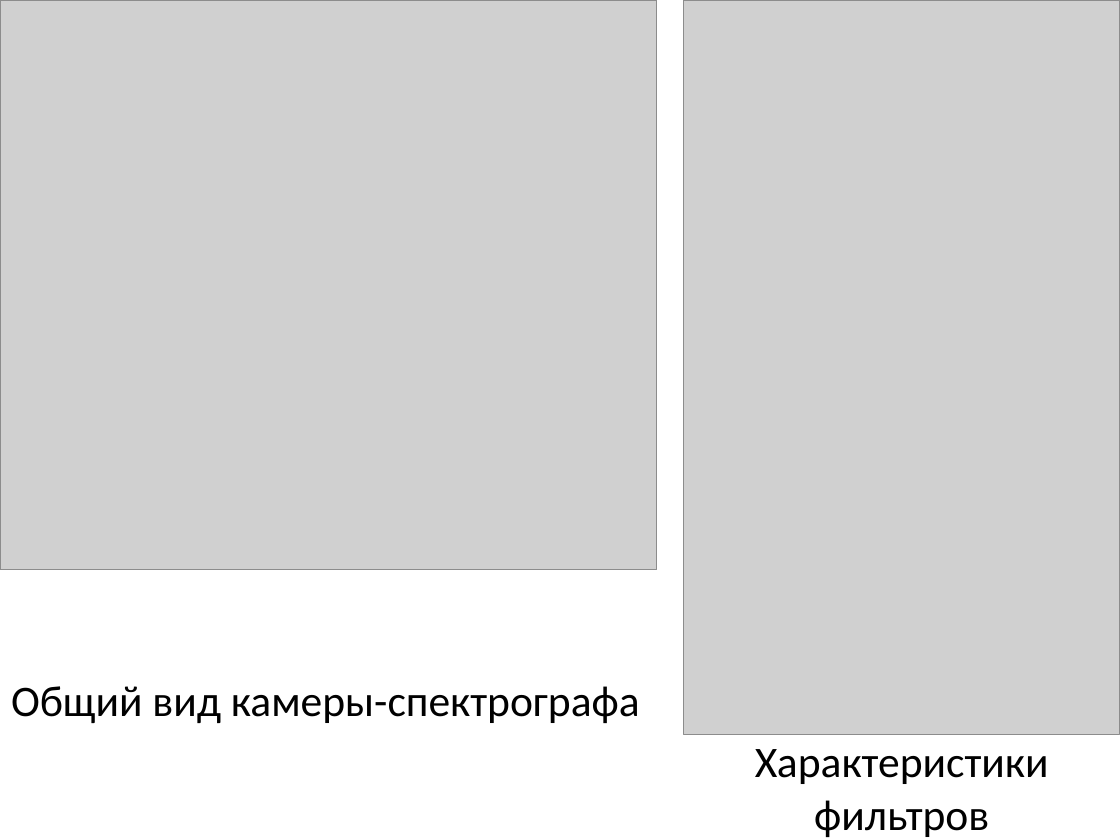
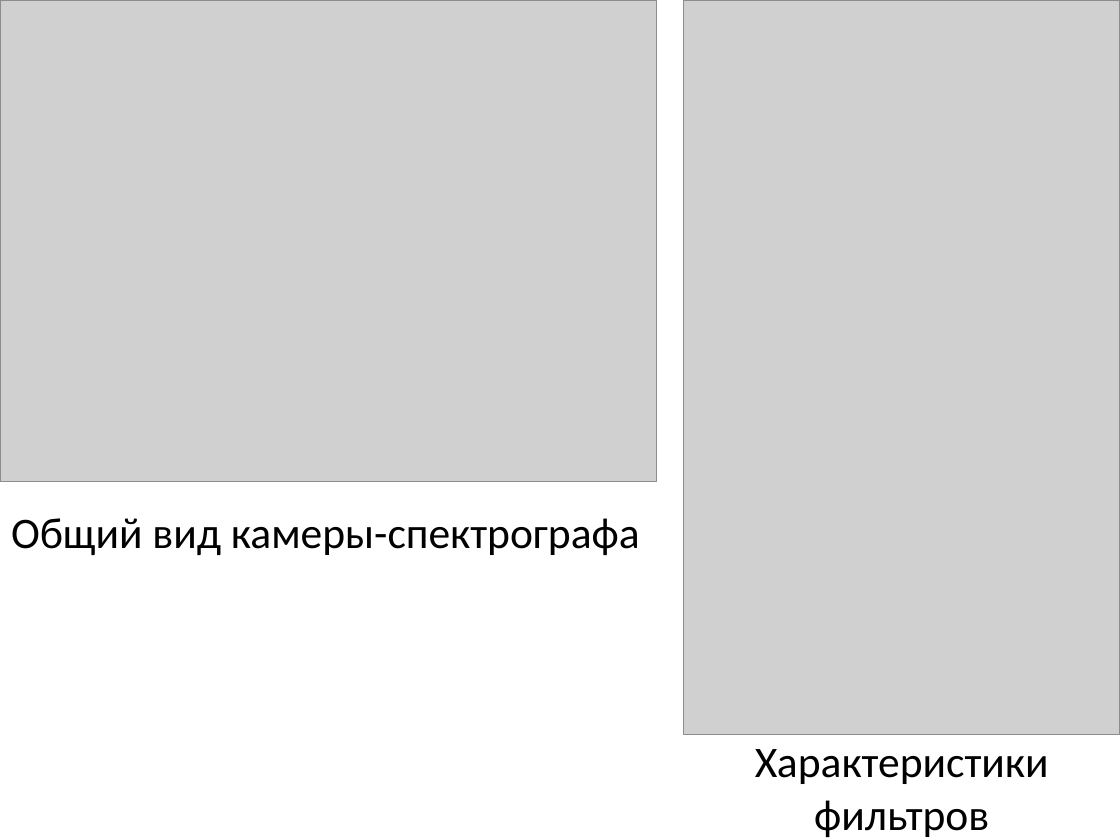
Before and after one commit to orel77777/PRACTICE, a slide deck: slide 2 of presentation.pptx. Drawn at 1120x840 pixels with LibreOffice and Linux fonts; fonts in the diff are those of the drawing; grey boxes stand for pictures. Boxes give left, top, right and bottom in pixels: in the first picture for what was removed or moved away, otherwise in the second. Text is boxed around its words. In the diff, an @@ line names an element or a change of style, - is before the commit and + after.

```diff
--- a/presentation.pptx
+++ b/presentation.pptx
@@ picture: place and size @@
-picture at (0,0,657,570)
+picture at (0,0,657,482)
@@ text "Общий вид камеры-спектрографа": place and size @@
-text "Общий вид камеры-спектрографа" at (11,686,640,723)
+text "Общий вид камеры-спектрографа" at (11,518,640,555)
```
Also in this commit, not shown: 2 other slides changed, 15 other files.
